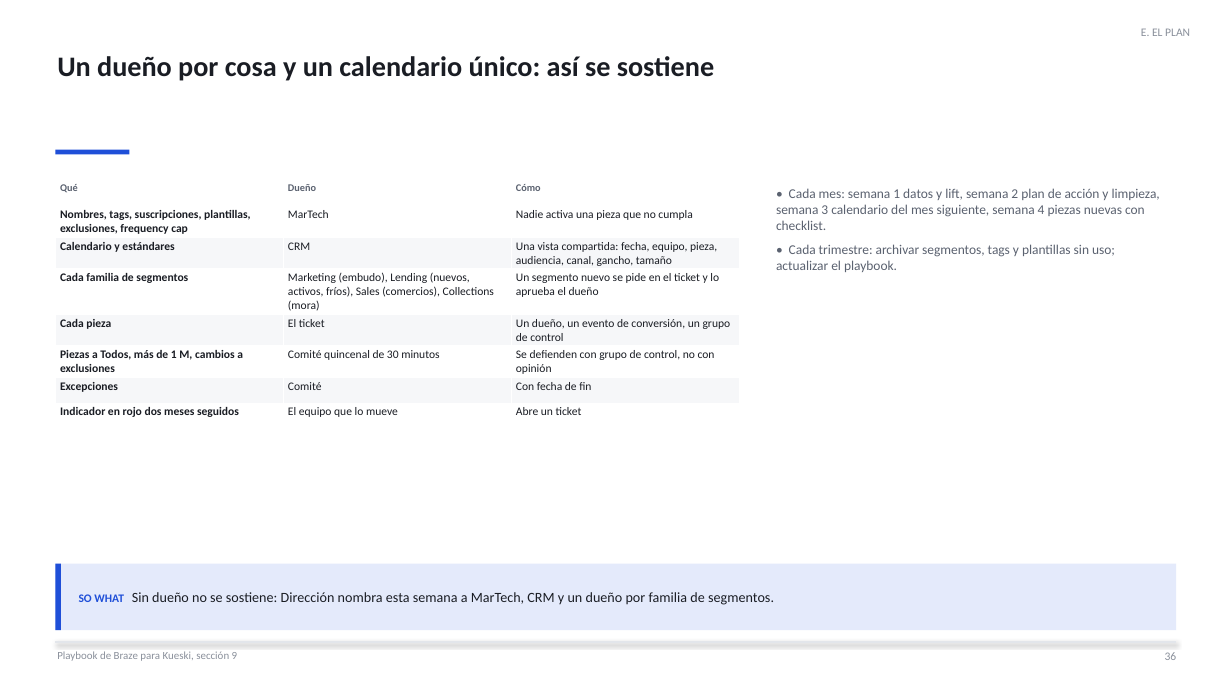
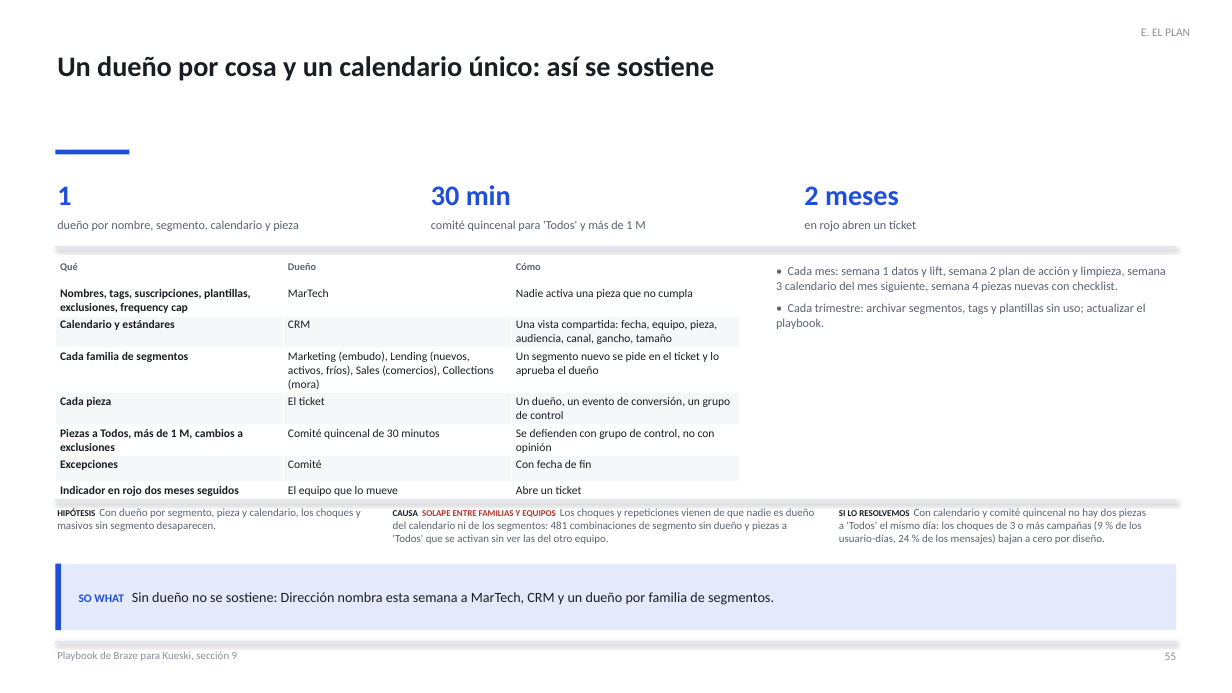
Before and after one commit to dvillasisr-lab/claude, a slide deck: slide 55 of braze-analysis/deck/BRAZE_KUESKI_DECK.pptx (slide 36 before the commit). Drawn at 1232x693 pixels with LibreOffice and Linux fonts; fonts in the diff are those of the drawing. Boxes give left, top, right and bottom in pixels: in the first picture for what was removed or moved away, otherwise in the second. Text is boxed around its words. In the diff, an @@ line names an element or a change of style, - is before the commit and + after.

```diff
--- a/braze-analysis/deck/BRAZE_KUESKI_DECK.pptx
+++ b/braze-analysis/deck/BRAZE_KUESKI_DECK.pptx
@@ text added at (57,186,71,205), 22 pt, text #1F4FD8, bold @@
+1
@@ text added at (431,185,511,205), 22 pt, text #1F4FD8, bold @@
+30 min
@@ text added at (804,186,899,206), 22 pt, text #1F4FD8, bold @@
+2 meses
@@ text added at (57,220,299,231), 9.5 pt, text #5B6270 @@
+dueño por nombre, segmento, calendario y pieza
@@ text added at (431,220,645,231), 9.5 pt, text #5B6270 @@
+comité quincenal para 'Todos' y más de 1 M
@@ text added at (804,220,916,231), 9.5 pt, text #5B6270 @@
+en rojo abren un ticket
@@ table: place and size @@
-table at (55,180,740,421)
+table at (55,259,740,500)
@@ line added from (55, 248) to (1177, 248), #E3E6EB 2 pt @@
@@ text "• Cada mes: semana 1 ...": place and size @@
-text "• Cada mes: semana 1 ..." at (776,188,1160,272)
+text "• Cada mes: semana 1 ..." at (776,266,1166,329)
@@ text "• Cada mes: semana 1 ..." at (776,266,1166,329): size 10.5 to 9.5 pt @@
@@ line added from (55, 501) to (1177, 501), #E3E6EB 2 pt @@
@@ text added at (57,508,361,531), 8.5 pt, text #5B6270 @@
+HIPÓTESIS Con dueño por segmento, pieza y calendario, los choques y masivos sin segmento desaparecen.
@@ text added at (393,508,814,544), 8.5 pt, text #5B6270 @@
+CAUSA SOLAPE ENTRE FAMILIAS Y EQUIPOS Los choques y repeticiones vienen de que nadie es dueño del calendario ni de los segmentos: 481 combinaciones de segmento sin dueño y piezas a 'Todos' que se activan sin ver las del otro equipo.
@@ text added at (839,508,1146,544), 8.5 pt, text #5B6270 @@
+SI LO RESOLVEMOS Con calendario y comité quincenal no hay dos piezas a 'Todos' el mismo día: los choques de 3 o más campañas (9 % de los usuario-días, 24 % de los mensajes) bajan a cero por diseño.
@@ text at (1165,652,1177,660): text changed @@
-36
+55
```
Also in this commit, not shown: 44 other slides changed, 20 slides added, 1 slide removed, 22 other files.
